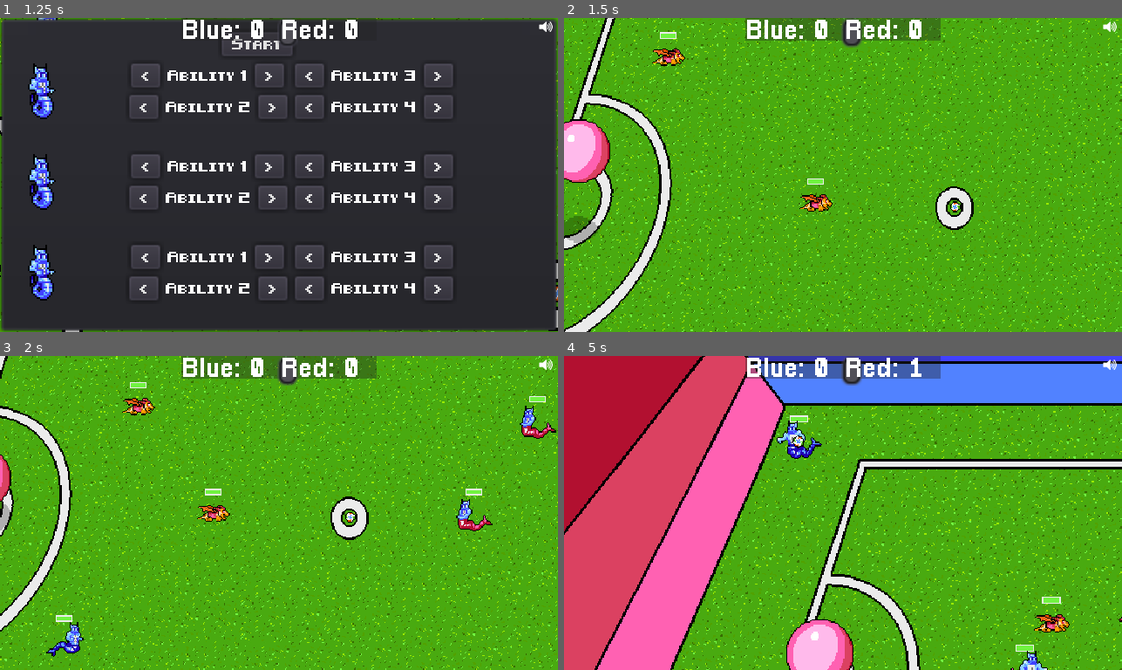
Above: before the commit, frames 1-4 (two rows, left to right).
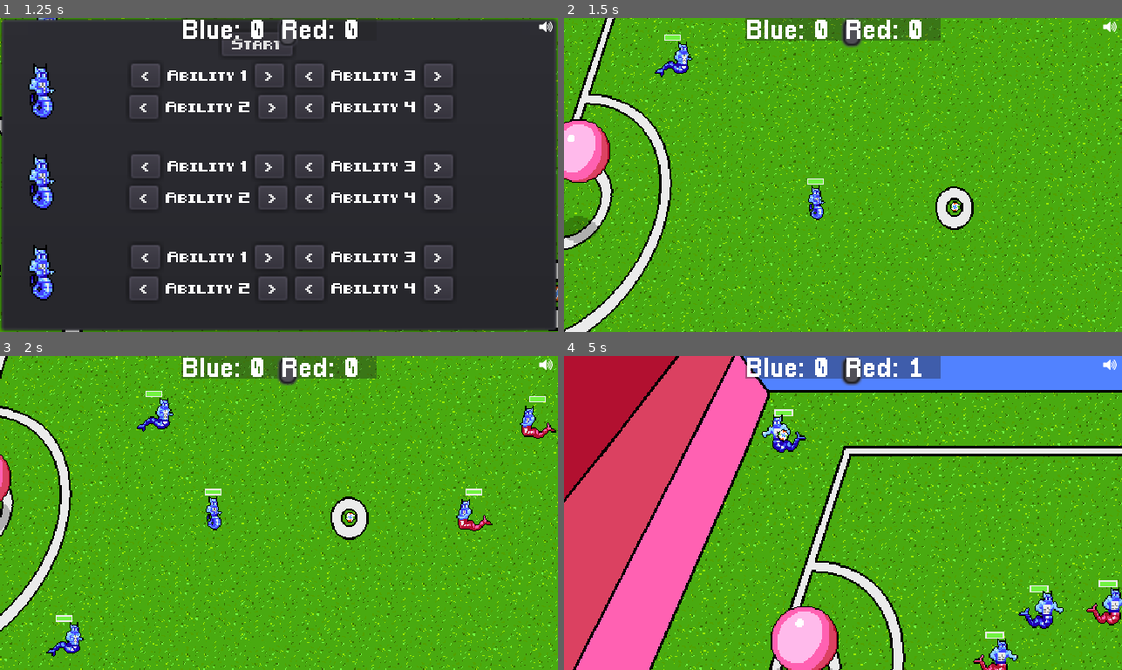
Above: after the commit, the same moments.

Repository: gamkedo-la/Elementaball
Game: Godot game, scene res://Node2D.tscn
Two runs of this game, one before a commit and one after it. Both use one fixed random seed, a clock stepped at 60 frames per second and the inputs below.
Inputs:
- Up to frame 1 (1.25 s): click "Next" at 0.5 s
- Up to frame 2 (1.5 s): click "Start" at 1.25 s
- Up to frame 3 (2 s): no input
- Up to frame 4 (5 s): hold Right (ui_right) 2.03-2.78 s; tap Space (ui_kick) at 2.1, 3.8, 4.35 s; tap E (ui_pass) at 2.3, 2.85, 4.55 s; hold Down (ui_down) 2.78-3.53 s; tap Shift (ui_steal) at 3.05, 3.6 s; hold Right (ui_right) 3.53-4.28 s; hold Up (ui_up) from 4.28 s (still down)

Frame 1 is identical in both runs. In frame 2, 0.8% of the frame differs, in the area x 15-49%, y 4-65%; in frame 3, 0.9%; in frame 4, 32%, in the area x 0-100%, y 0-100%.

Commit message:
Added default abilities

Diff:
--- /dev/null
+++ b/Abilities/Blocks/default_block.tres
@@ -0,0 +1,10 @@
+[gd_resource type="Resource" load_steps=2 format=2]
+
+[ext_resource path="res://Abilities/Abilities.gd" type="Script" id=1]
+
+[resource]
+script = ExtResource( 1 )
+name = "Block"
+type = "None"
+action = "Block"
+sound = "Block"
--- /dev/null
+++ b/Abilities/Kicks/default_kick.tres
@@ -0,0 +1,10 @@
+[gd_resource type="Resource" load_steps=2 format=2]
+
+[ext_resource path="res://Abilities/Abilities.gd" type="Script" id=1]
+
+[resource]
+script = ExtResource( 1 )
+name = "Kick"
+type = "None"
+action = "Kick"
+sound = "Kick"
--- /dev/null
+++ b/Abilities/Tackles/default_tackle.tres
@@ -0,0 +1,10 @@
+[gd_resource type="Resource" load_steps=2 format=2]
+
+[ext_resource path="res://Abilities/Abilities.gd" type="Script" id=1]
+
+[resource]
+script = ExtResource( 1 )
+name = "Tackle"
+type = "None"
+action = "Tackle"
+sound = "Tackle"
--- a/Field and Equipment/Ball.gd
+++ b/Field and Equipment/Ball.gd
@@ -105,11 +105,11 @@
 	var player = playerInPossession
 	#Add the kick abilities available for the player to the menu
 	#TODO: Make a default (no element) kick ability and calculate damage for it
-	var abilities = [player.ability1,player.ability2,player.ability3,player.ability4]
+	var abilities = [player.ability1,player.ability2,player.ability3,player.ability4,player.defaultKick]
 	menuAbilities = []
 	if abilities.size() > 0:
 		for ability in abilities:
-			if ability.action == "Kick":
+			if ability != null and ability.action == "Kick":
 				kickMenu.add_item(ability.name)
 				menuAbilities.append(ability)
 	kickMenu.popup()
@@ -123,10 +123,10 @@
 	var player = playerInPossession
 	#Add the kick abilities available for the player to the menu
 	#TODO: Make a default (no element) kick ability and calculate damage for it
-	var abilities = [player.ability1,player.ability2,player.ability3,player.ability4]
+	var abilities = [player.ability1,player.ability2,player.ability3,player.ability4, player.defaultKick]
 	menuAbilities = []
 	for ability in abilities:
-		if ability.action == "Kick":
+		if ability != null and ability.action == "Kick":
 			kickMenu.add_item(ability.name)
 			menuAbilities.append(ability)
 	kickMenu.popup()
@@ -144,11 +144,11 @@
 		var player = controllingPlayer
 		#Add the tackle abilities available for the player to the menu
 		#TODO: Make a default (no element) tackle ability and calculate damage for it
-		var abilities = [player.ability1,player.ability2,player.ability3,player.ability4]
+		var abilities = [player.ability1,player.ability2,player.ability3,player.ability4,player.defaultTackle]
 		menuAbilities = []
 		if abilities.size() > 0:
 			for ability in abilities:
-				if ability.action == "Tackle":
+				if ability != null and ability.action == "Tackle":
 					tackleMenu.add_item(ability.name)
 					menuAbilities.append(ability)
 		tackleMenu.popup()
@@ -162,11 +162,11 @@
 	var player = controllingPlayer
 	#Add the block abilities available for the player to the menu
 	#TODO: Make a default (no element) block ability and calculate damage reduction for it
-	var abilities = [player.ability1,player.ability2,player.ability3,player.ability4]
+	var abilities = [player.ability1,player.ability2,player.ability3,player.ability4,player.defaultBlock]
 	menuAbilities = []
 	if abilities.size() > 0:
 		for ability in abilities:
-			if ability.action == "Block":
+			if ability != null and ability.action == "Block":
 				blockMenu.add_item(ability.name)
 				menuAbilities.append(ability)
 	blockMenu.popup()
@@ -273,6 +273,8 @@
 	selecting = false
 	attacker = find_attacker("kick")
 
+	if menuAbilities[id].type == "None":
+		kickedType = "None"
 	if menuAbilities[id].type == "Green":
 		#get_node("Sprite").modulate = Color(0,255,0)
 		kickedType = "Green"
@@ -357,10 +359,12 @@
 		totalDamage = (baseDamage*2)
 	elif attackType == "Blue" and defenderType == "Blue":
 		totalDamage = baseDamage
+	else:
+		totalDamage = baseDamage
 	return totalDamage
 
 func calc_damage_reduction(attackType):
-	var damageReduction
+	var damageReduction = 0
 	if attackType == "Green" and blockedType == "Green":
 		damageReduction = 0.75
 	elif attackType == "Green" and blockedType == "Red":
--- a/Node2D.tscn
+++ b/Node2D.tscn
@@ -139,7 +139,6 @@
 z_index = 3
 frames = SubResource( 8 )
 animation = "water ball"
-frame = 3
 playing = true
 script = ExtResource( 16 )
 
--- a/Players/AIPlayer.gd
+++ b/Players/AIPlayer.gd
@@ -49,6 +49,9 @@
 var ability2 : Resource
 var ability3 : Resource
 var ability4 : Resource
+var defaultKick = load("res://Abilities/Kicks/default_kick.tres")
+var defaultBlock = load("res://Abilities/Blocks/default_block.tres")
+var defaultTackle = load("res://Abilities/Tackles/default_tackle.tres")
 export(Array, Resource) var selectableAbilities
 
 #All the animation stats
@@ -377,10 +380,10 @@
 		var player = self
 		#Add the kick abilities available for the player to the menu
 		#TODO: Make a default (no element) kick ability and calculate damage for it
-		var abilities = [player.ability1,player.ability2,player.ability3,player.ability4]
+		var abilities = [player.ability1,player.ability2,player.ability3,player.ability4,defaultKick]
 		ball.menuAbilities = []
 		for ability in abilities:
-			if ability.action == "Kick":
+			if ability != null and ability.action == "Kick":
 				kickMenu.add_item(ability.name)
 				ball.menuAbilities.append(ability)
 
--- a/Players/blue_player_stats.tres
+++ b/Players/blue_player_stats.tres
@@ -23,8 +23,4 @@
 agility = 3
 power = 2
 speed = 175
-ability1 = ExtResource( 3 )
-ability2 = ExtResource( 2 )
-ability3 = ExtResource( 5 )
-ability4 = ExtResource( 4 )
 selectableAbilities = [ ExtResource( 5 ), ExtResource( 8 ), ExtResource( 10 ), ExtResource( 11 ), ExtResource( 3 ), ExtResource( 9 ), ExtResource( 4 ), ExtResource( 7 ), ExtResource( 2 ) ]
--- a/Players/green_player_stats.tres
+++ b/Players/green_player_stats.tres
@@ -23,7 +23,4 @@
 agility = 2
 power = 2
 speed = 150
-ability1 = ExtResource( 3 )
-ability2 = ExtResource( 2 )
-ability3 = ExtResource( 4 )
 selectableAbilities = [ ExtResource( 7 ), ExtResource( 3 ), ExtResource( 10 ), ExtResource( 11 ), ExtResource( 8 ), ExtResource( 2 ), ExtResource( 4 ), ExtResource( 6 ), ExtResource( 9 ) ]
--- a/Players/red_player_stats.tres
+++ b/Players/red_player_stats.tres
@@ -23,7 +23,4 @@
 agility = 2
 power = 3
 speed = 150
-ability1 = ExtResource( 2 )
-ability2 = ExtResource( 3 )
-ability3 = ExtResource( 4 )
 selectableAbilities = [ ExtResource( 7 ), ExtResource( 6 ), ExtResource( 2 ), ExtResource( 3 ), ExtResource( 9 ), ExtResource( 10 ), ExtResource( 8 ), ExtResource( 4 ), ExtResource( 11 ) ]
--- a/UI/Player Select Menu/PlayerSelectMenu.gd
+++ b/UI/Player Select Menu/PlayerSelectMenu.gd
@@ -29,6 +29,12 @@
 func _ready():
 	get_tree().paused = true
 	$SelectionMenuPopup.show()
+	centerPlayer.starting_stats = selectablePlayers[centerIndex]
+	centerPlayer.initialize_stats(centerPlayer.starting_stats)
+	rightPlayer.starting_stats = selectablePlayers[rightIndex]
+	rightPlayer.initialize_stats(rightPlayer.starting_stats)
+	leftPlayer.starting_stats = selectablePlayers[leftIndex]
+	leftPlayer.initialize_stats(leftPlayer.starting_stats)
 
 func _on_CenterFieldSelect_change(direction, buttons):
 	centerIndex += direction
